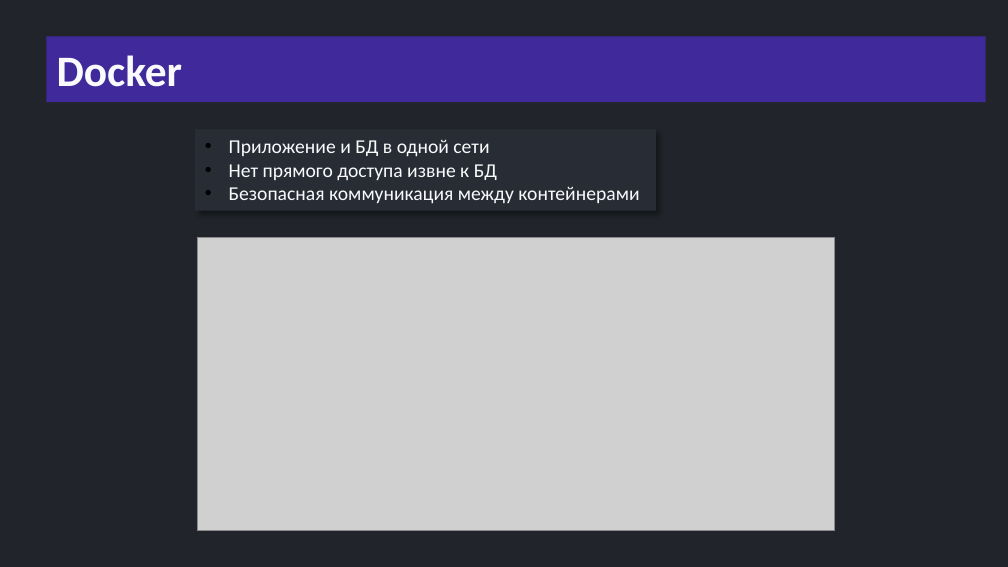
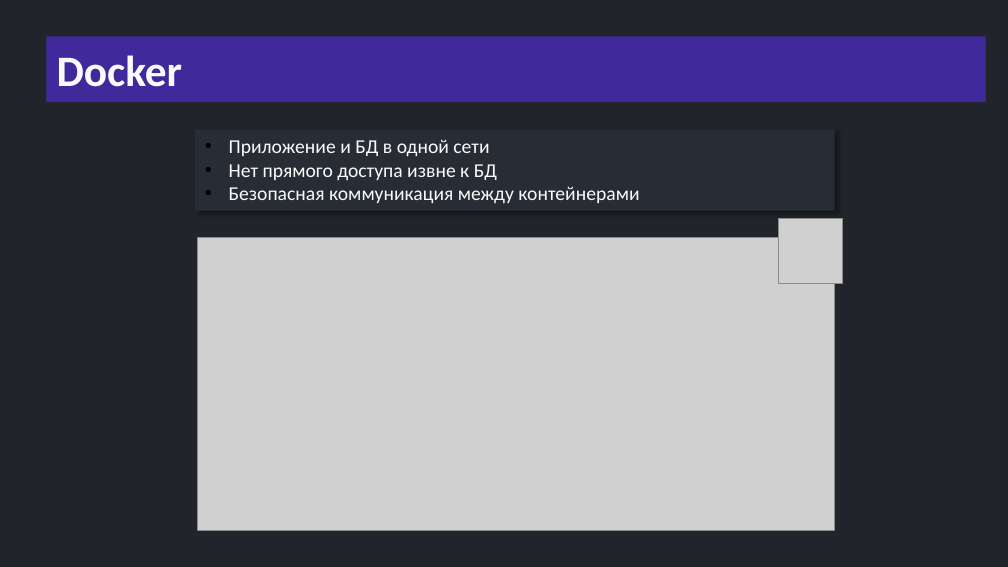
Before and after one commit to semusv/Bank_analyzer, a slide deck: slide 21 of bank_analyzer.pptx. Drawn at 1008x567 pixels with LibreOffice and Linux fonts; fonts in the diff are those of the drawing; grey boxes stand for pictures. Boxes give left, top, right and bottom in pixels: in the first picture for what was removed or moved away, otherwise in the second. Text is boxed around its words. In the diff, an @@ line names an element or a change of style, - is before the commit and + after.

```diff
--- a/bank_analyzer.pptx
+++ b/bank_analyzer.pptx
@@ rectangle "Приложение и БД в одной ...": place and size @@
-rectangle "Приложение и БД в одной ..." at box(195, 129, 655, 211)
+rectangle "Приложение и БД в одной ..." at box(195, 129, 835, 211)
@@ picture added at box(778, 219, 843, 283) @@
```
Also in this commit, not shown: 21 other slides changed, 3 slides added, 35 slides removed, 14 other files.
